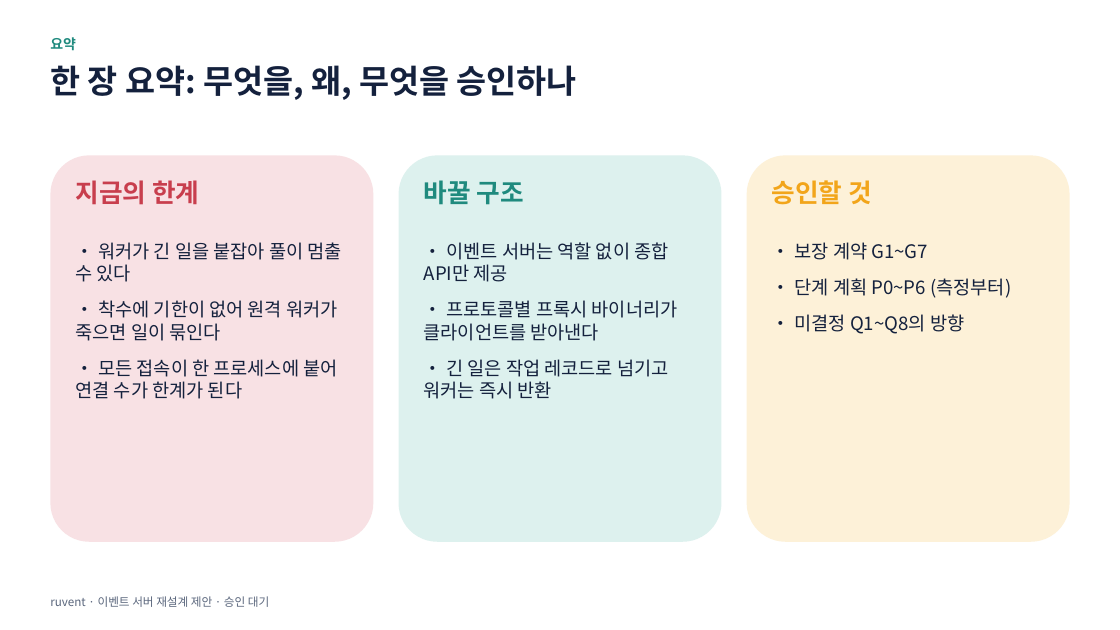
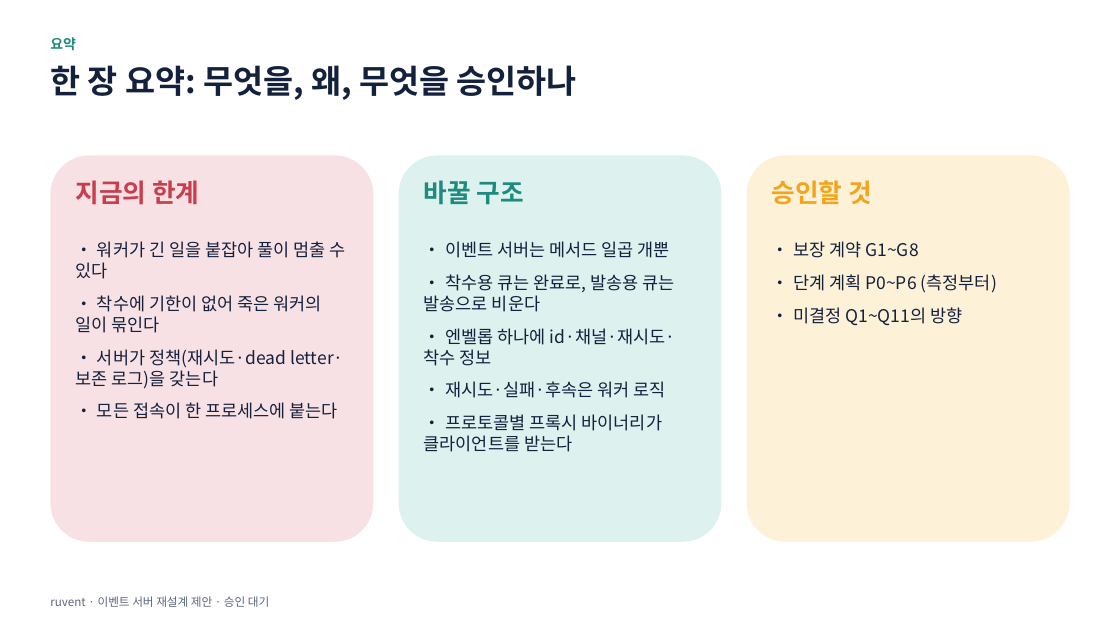
Before and after one commit to hikaMaeng/ruvent, a slide deck: slide 2 of docs/proposals/event-server-redesign.pptx. Drawn at 1120x630 pixels with LibreOffice and Linux fonts; fonts in the diff are those of the drawing. Boxes give left, top, right and bottom in pixels: in the first picture for what was removed or moved away, otherwise in the second. Text is boxed around its words. In the diff, an @@ line names an element or a change of style, - is before the commit and + after.

```diff
--- a/docs/proposals/event-server-redesign.pptx
+++ b/docs/proposals/event-server-redesign.pptx
@@ text at [76,241,346,279]: size 16 to 15 pt in "• 워커가 긴 일을 붙잡아 풀이 멈출 ..."; less space between paragraphs @@
@@ text at [424,241,676,452]: text changed; size 16 to 15 pt @@
-• 이벤트 서버는 역할 없이 종합 API만 제공
-• 프로토콜별 프록시 바이너리가 클라이언트를 받아낸다
-• 긴 일은 작업 레코드로 넘기고 워커는 즉시 반환
+• 이벤트 서버는 메서드 일곱 개뿐
+• 착수용 큐는 완료로, 발송용 큐는 발송으로 비운다
+• 엔벨롭 하나에 id·채널·재시도·착수 정보
+• 재시도·실패·후속은 워커 로직
+• 프로토콜별 프록시 바이너리가 클라이언트를 받는다
@@ text at [793,241,919,258]: text changed; size 16 to 15 pt @@
-• 보장 계약 G1~G7
+• 보장 계약 G1~G8
@@ text at [76,295,343,419]: text changed; size 16 to 15 pt @@
-• 착수에 기한이 없어 원격 워커가 죽으면 일이 묶인다
-• 모든 접속이 한 프로세스에 붙어 연결 수가 한계가 된다
+• 착수에 기한이 없어 죽은 워커의 일이 묶인다
+• 서버가 정책(재시도·dead letter·보존 로그)을 갖는다
+• 모든 접속이 한 프로세스에 붙는다
@@ text at [793,274,997,293]: size 16 to 15 pt in "• 단계 계획 P0~P6 (측정부터)"; less space between paragraphs @@
@@ text at [793,307,962,326]: text changed; size 16 to 15 pt @@
-• 미결정 Q1~Q8의 방향
+• 미결정 Q1~Q11의 방향
```
Also in this commit, not shown: 16 other slides changed, 6 slides added, 6 slides removed, 3 other files.
